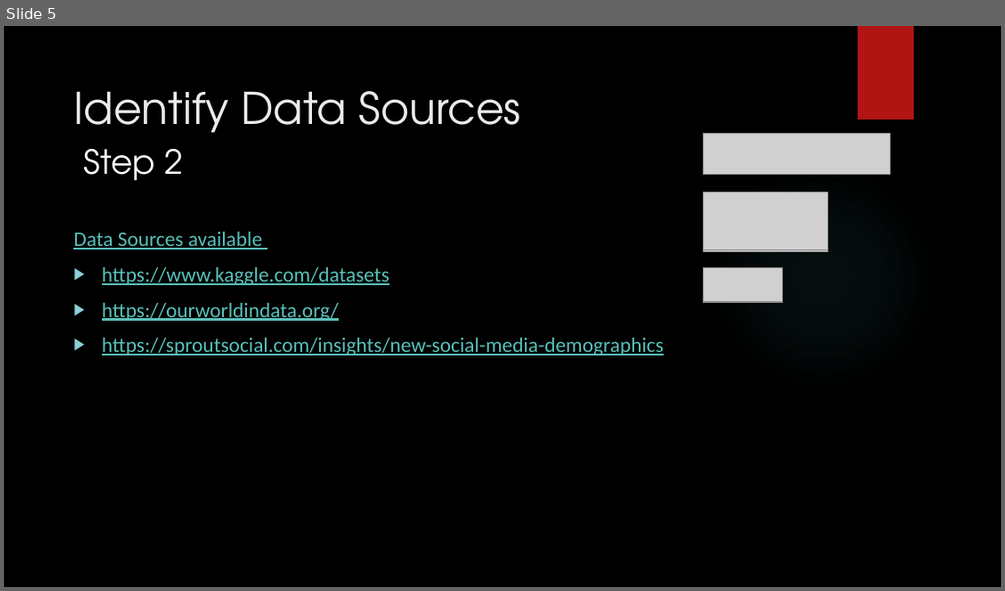
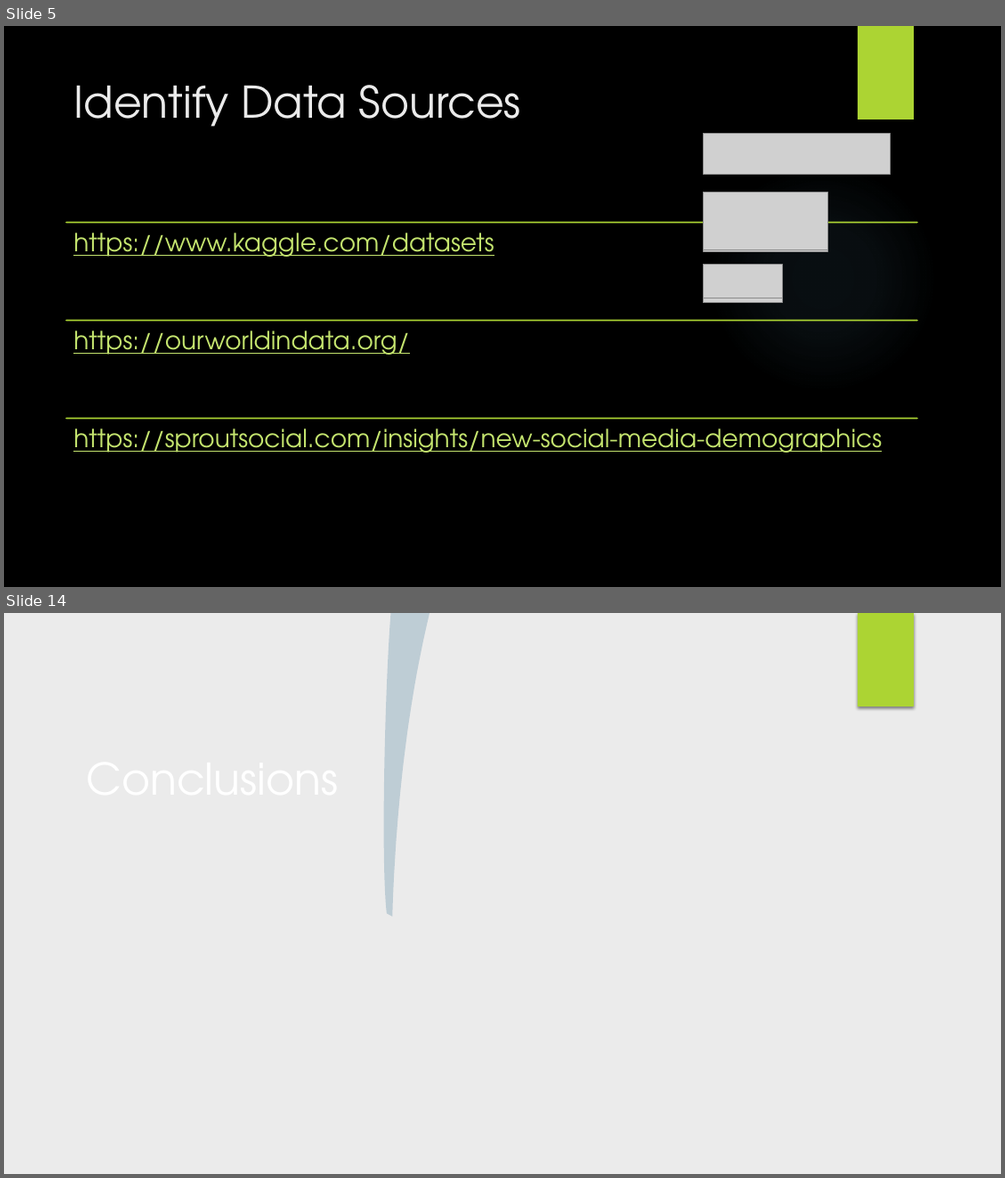
Before and after one commit to ludmilagd/SocialMediaUsageImpact, a slide deck: SocialMediaSuicideRate.pptx. Shown one above the other, each under a label of ours: slide 5 before the commit, slides 5 and 14 after it; the slides between them are not shown. The pictures are 1005x591 and 1005x1178 pixels, drawn with LibreOffice and Linux fonts; fonts in the diff are those of the drawing; grey boxes stand for pictures; background and template pictures are left out. Boxes give left, top, right and bottom in pixels: in the first picture for what was removed or moved away, otherwise in the second. Text is boxed around its words. In the diff, an @@ line names an element or a change of style, - is before the commit and + after.

Commit message:
Add plots for individual social media platforms

```diff
--- a/SocialMediaSuicideRate.pptx
+++ b/SocialMediaSuicideRate.pptx
@@ slide 14 added at bbox=[4, 613, 1001, 1174], background #EBEBEB @@
@@ rectangle added at bbox=[4, 613, 1001, 1174], fill #EBEBEB @@
@@ freeform shape added at bbox=[384, 613, 429, 916], fill #0E5580 at 20% opacity @@
@@ rectangle added at bbox=[858, 613, 914, 706], fill #ACD433 @@
@@ title added at bbox=[57, 747, 345, 1113], 42 pt, text #FFFFFF @@
+Conclusions
@@ slide 5 changed as well @@
@@ rectangle at bbox=[858, 26, 914, 119]: fill #B01513 to #ACD433 @@
@@ title "Identify Data Sources": place and size @@
-title "Identify Data Sources" at bbox=[73, 91, 521, 133]
+title "Identify Data Sources" at bbox=[73, 85, 521, 127]
@@ text removed at bbox=[84, 149, 184, 181] @@
-Step 2
@@ ellipse at bbox=[708, 163, 938, 394]: fill gradient #50B9C1 to gradient #7AC4F0 @@
@@ text removed at bbox=[73, 232, 663, 355] @@
-Data Sources available
-▶ https://www.kaggle.com/datasets
-▶ https://ourworldindata.org/
-▶ https://sproutsocial.com/insights/new-social-media-demographics
@@ group added at bbox=[66, 222, 917, 452]: 3 lines, 3 texts @@
+https://www.kaggle.com/datasets
+https://ourworldindata.org/
+https://sproutsocial.com/insights/new-social-media-demographics
```
Also in this commit, not shown: 10 other slides changed, 2 other slides added, 2 slides removed, 40 other files.
